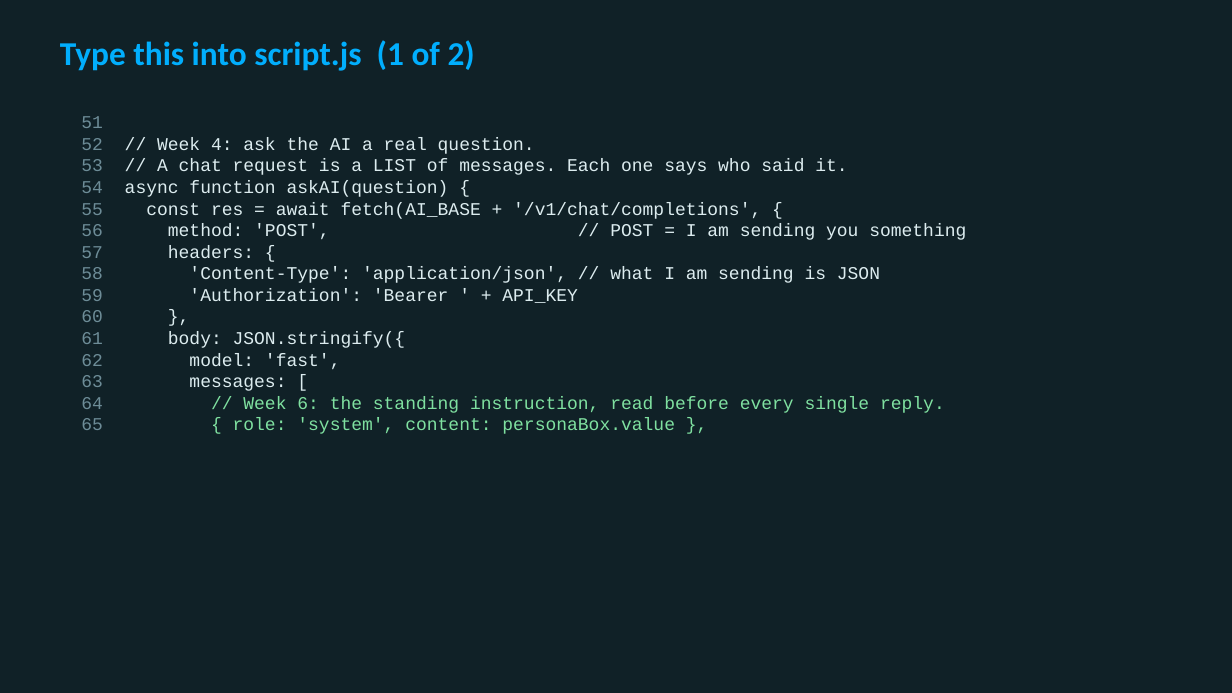
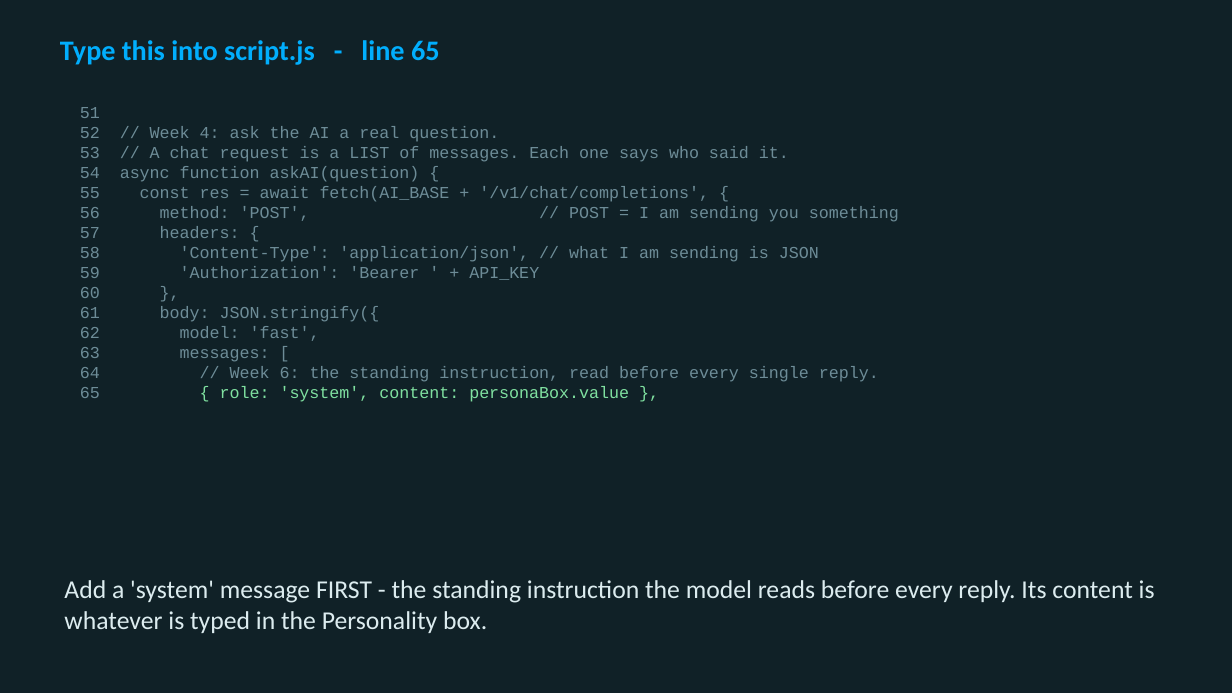
Before and after one commit to utgapps/utgapps.github.io, a slide deck: slide 31 of ai101/slides/week-06.pptx (slide 5 before the commit). Drawn at 1232x693 pixels with LibreOffice and Linux fonts; fonts in the diff are those of the drawing. Boxes give left, top, right and bottom in pixels: in the first picture for what was removed or moved away, otherwise in the second. Text is boxed around its words. In the diff, an @@ line names an element or a change of style, - is before the commit and + after.

```diff
--- a/ai101/slides/week-06.pptx
+++ b/ai101/slides/week-06.pptx
@@ text at (60,40,440,65): text changed; size 26 to 22 pt @@
-Type this into script.js (1 of 2)
+Type this into script.js - line 65
@@ text "51": place and size @@
-text "51" at (81,116,966,434)
+text "51" at (80,107,899,402)
@@ text "51" at (80,107,899,402): size 14 to 13 pt; text colour #DCECEF to #6D8C97 in "// Week 4: ask the AI a ...", "// A chat request is a LIST ...", "async function askAI(question) {", "const res = await fetch(AI_BASE + '/v1/chat/completions', ..." and 8 more places; text colour #7FE0A0 to #6D8C97 in "// Week 6: the standing instruction, read ..." @@
@@ text added at (64,580,1155,633), 20 pt, text #DCECEF @@
+Add a 'system' message FIRST - the standing instruction the model reads before every reply. Its content is whatever is typed in the Personality box.
```
Also in this commit, not shown: 3 other slides changed, 22 slides added, 1 slide removed, 19 other files.
